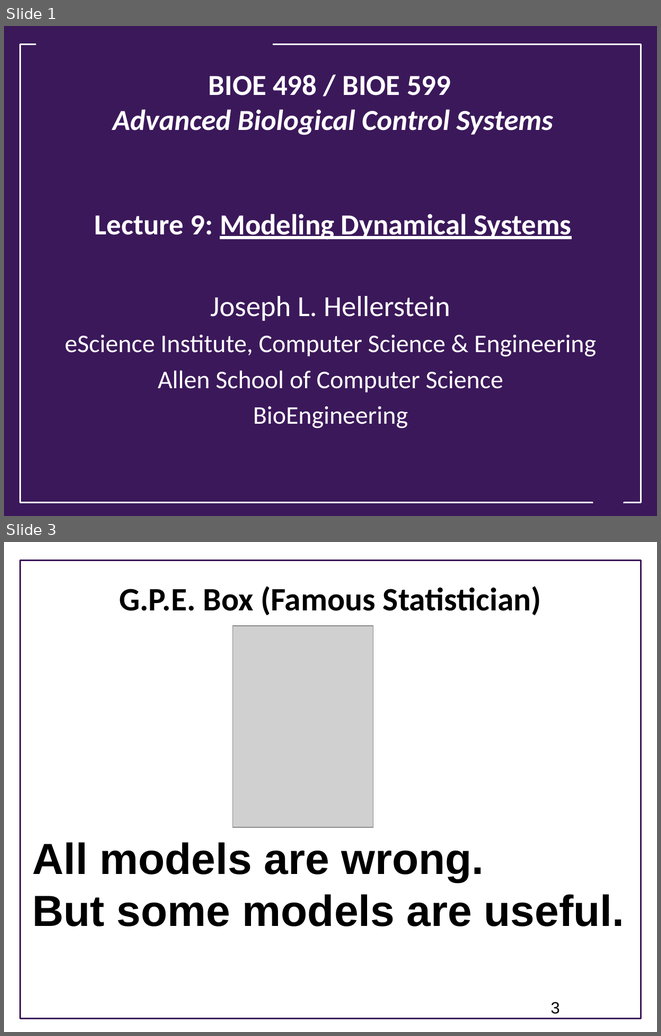
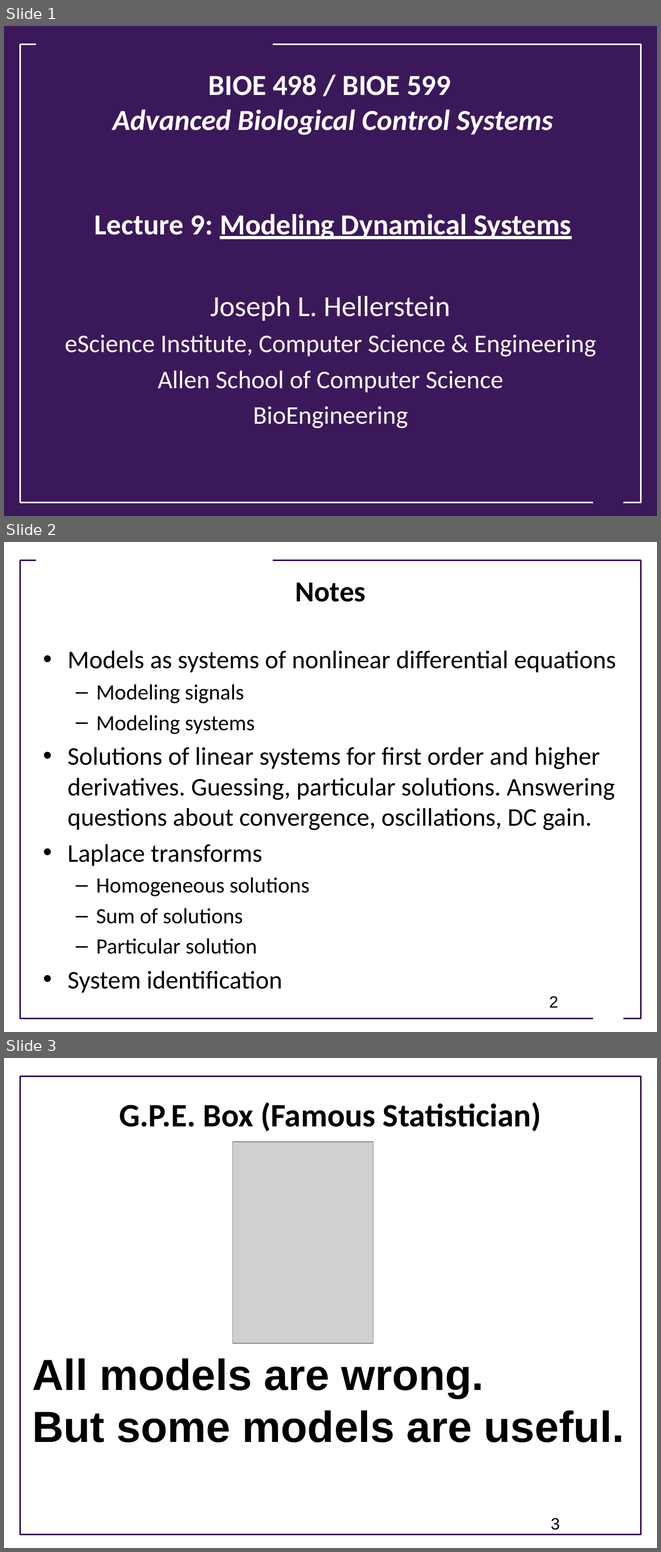
Before and after one commit to joseph-hellerstein/advanced-controls-lectures, a slide deck: classes/winter_2023/lectures/lecture_09-dynamical_systems/dynamical_systems_overview.pptx. Shown one above the other, each under a label of ours: slides 1 and 3 before the commit, slides 1, 2 and 3 after it; the slides between them are not shown. The pictures are 661x1036 and 661x1552 pixels, drawn with LibreOffice and Linux fonts; fonts in the diff are those of the drawing; grey boxes stand for pictures; background and template pictures are left out. Boxes give left, top, right and bottom in pixels: in the first picture for what was removed or moved away, otherwise in the second. Text is boxed around its words. In the diff, an @@ line names an element or a change of style, - is before the commit and + after.

```diff
--- a/classes/winter_2023/lectures/lecture_09-dynamical_systems/dynamical_systems_overview.pptx
+++ b/classes/winter_2023/lectures/lecture_09-dynamical_systems/dynamical_systems_overview.pptx
@@ slide 2 added at box(4, 542, 657, 1032), background #FFFFFF; not listed: 1 template element that a slide beside it also shows @@
@@ rectangle added at box(36, 553, 272, 569), fill #FFFFFF @@
@@ title added at box(295, 582, 365, 602), 32 pt, text #000000, bold @@
+Notes
@@ text added at box(68, 650, 616, 954), 28 pt, text #000000 @@
+• Models as systems of nonlinear differential equations
+  – Modeling signals
+  – Modeling systems
+• Solutions of linear systems for first order and higher derivatives. Guessing, particular solutions. Answering questions about convergence, oscillations, DC gain.
+• Laplace transforms
+  – Homogeneous solutions
+  – Sum of solutions
+  – Particular solution
+• System identification
@@ page number added at box(549, 996, 558, 1007), 18 pt, text #000000 @@
+2
@@ trapezoid added at box(587, 995, 629, 1023), fill #FFFFFF @@
```
Also in this commit, not shown: 3 slides changed, 4 other slides added, 4 other files.
